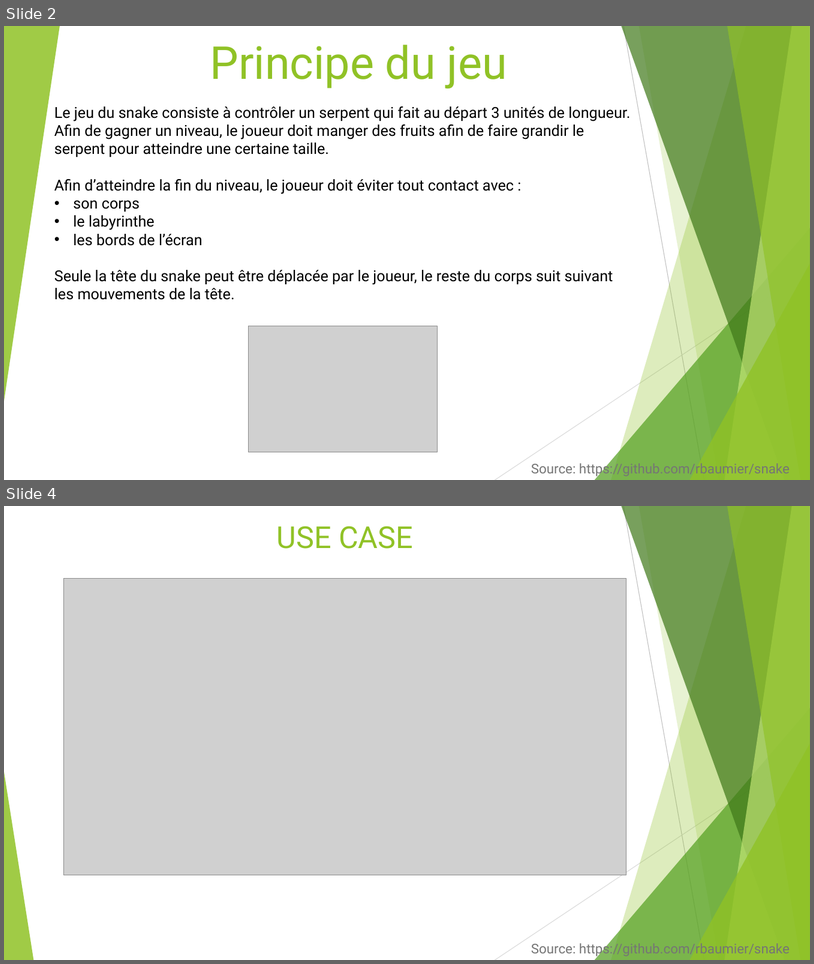
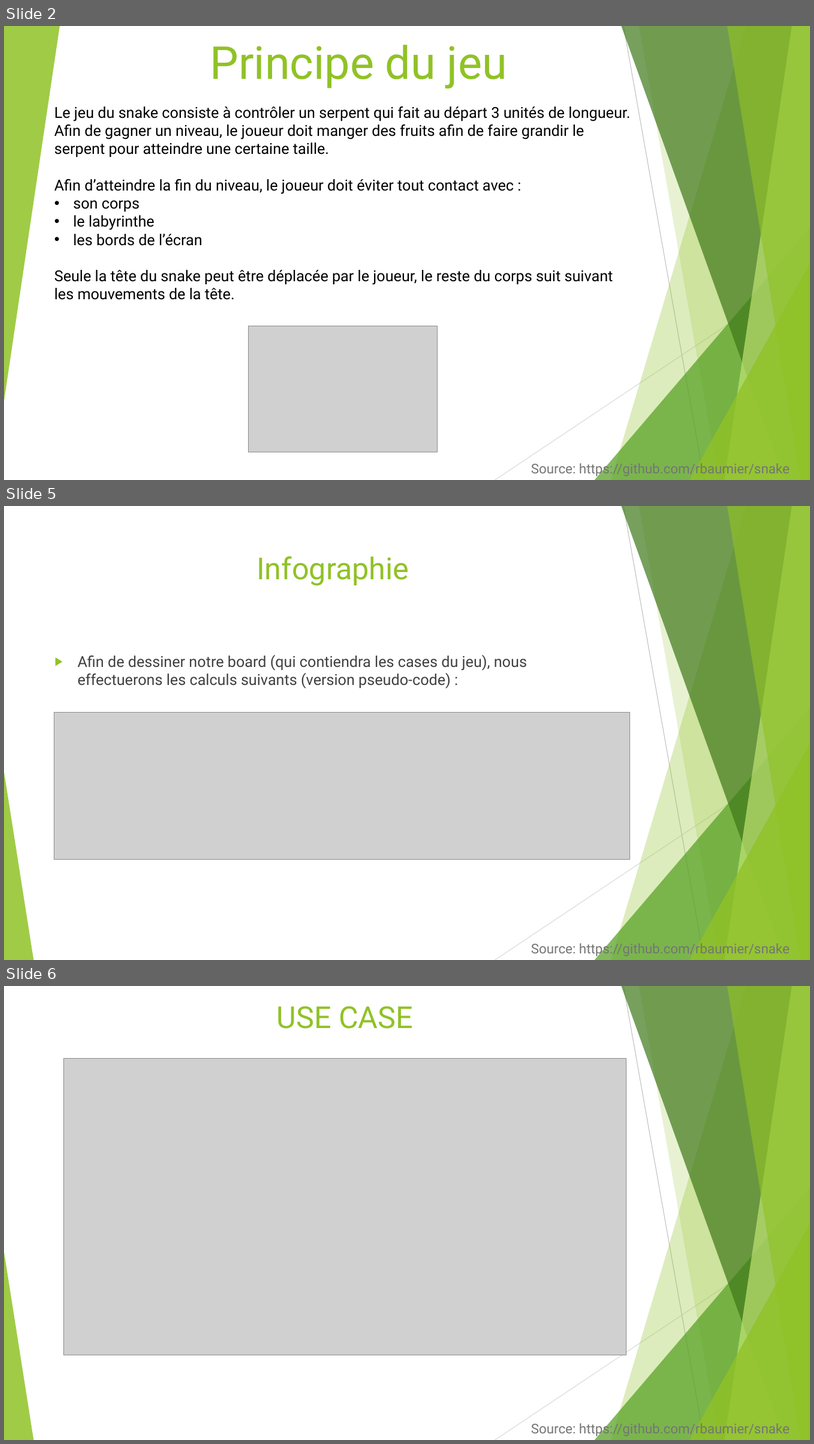
Before and after one commit to rbaumier/snake, a slide deck: docs/ProjetMention.pptx. Shown one above the other, each under a label of ours: slides 2 and 4 before the commit, slides 2, 5 and 6 after it; the slides between them are not shown. The pictures are 814x964 and 814x1444 pixels, drawn with LibreOffice and Linux fonts; fonts in the diff are those of the drawing; grey boxes stand for pictures. Boxes give left, top, right and bottom in pixels: in the first picture for what was removed or moved away, otherwise in the second. Text is boxed around its words. In the diff, an @@ line names an element or a change of style, - is before the commit and + after.

```diff
--- a/docs/ProjetMention.pptx
+++ b/docs/ProjetMention.pptx
@@ slide 5 added at (4,506,810,960), background #FFFFFF; not listed: 10 template elements that a slide beside it also shows @@
@@ title added at (257,556,409,586), 36 pt, text #90C226 @@
+Infographie
@@ text added at (78,655,527,688), 18 pt, text #404040 @@
+▶ Afin de dessiner notre board (qui contiendra les cases du jeu), nous effectuerons les calculs suivants (version pseudo-code) :
@@ picture added at (54,712,630,859) @@
@@ text added at (531,941,790,957), 16 pt, text #767676 @@
+Source: https://github.com/rbaumier/snake
@@ what was slide 4 is now slide 6 @@
```
Also in this commit, not shown: 2 slides changed, 5 other slides added, 2 slides removed.
